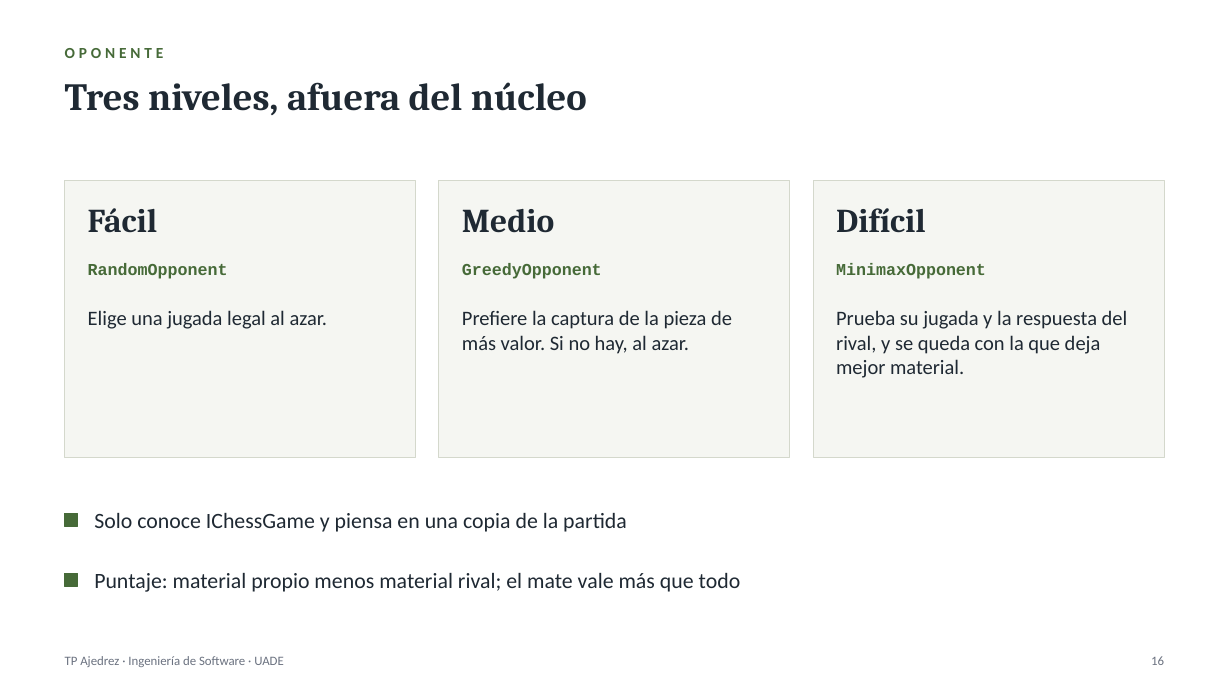
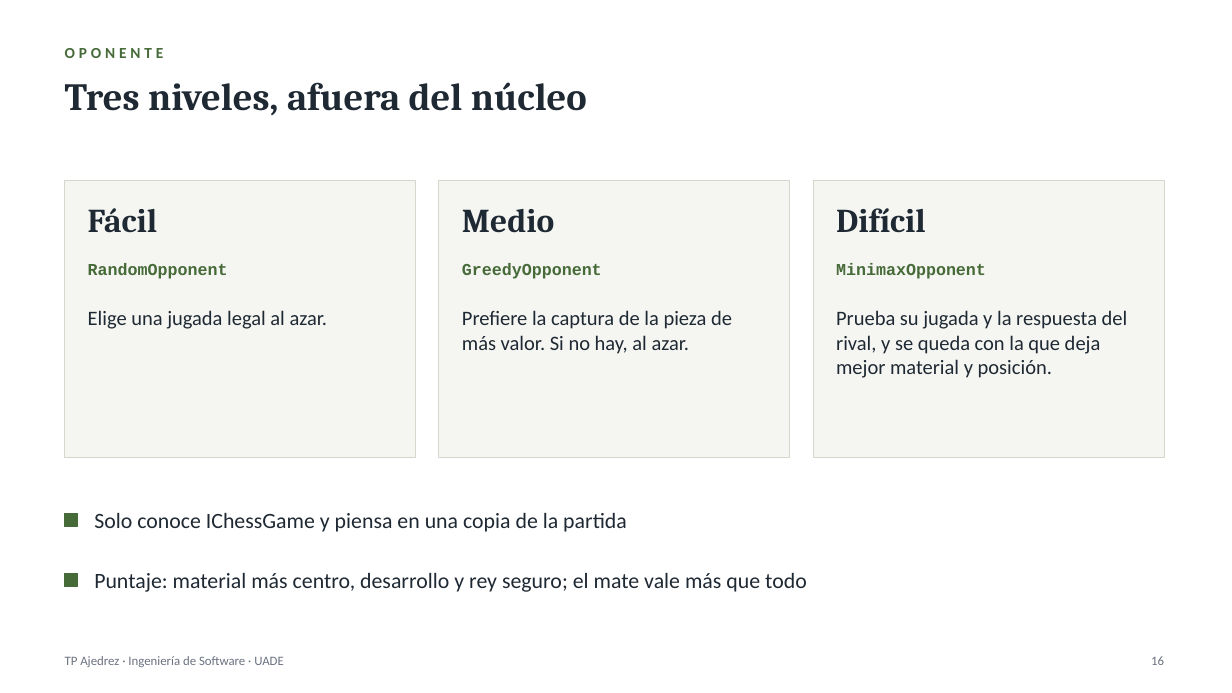
Before and after one commit to Ogstra/tp-ajedrez, a slide deck: slide 16 of docs/presentacion.pptx. Drawn at 1232x693 pixels with LibreOffice and Linux fonts; fonts in the diff are those of the drawing. Boxes give left, top, right and bottom in pixels: in the first picture for what was removed or moved away, otherwise in the second. Text is boxed around its words. In the diff, an @@ line names an element or a change of style, - is before the commit and + after.

Commit message:
el nivel difícil evalúa posición y no pasea al rey

```diff
--- a/docs/presentacion.pptx
+++ b/docs/presentacion.pptx
@@ text at <box>836,310,1128,378</box>: text changed @@
-Prueba su jugada y la respuesta del rival, y se queda con la que deja mejor material.
+Prueba su jugada y la respuesta del rival, y se queda con la que deja mejor material y posición.
@@ text at <box>94,573,807,592</box>: text changed @@
-Puntaje: material propio menos material rival; el mate vale más que todo
+Puntaje: material más centro, desarrollo y rey seguro; el mate vale más que todo
```
Also in this commit, not shown: 6 other files.
